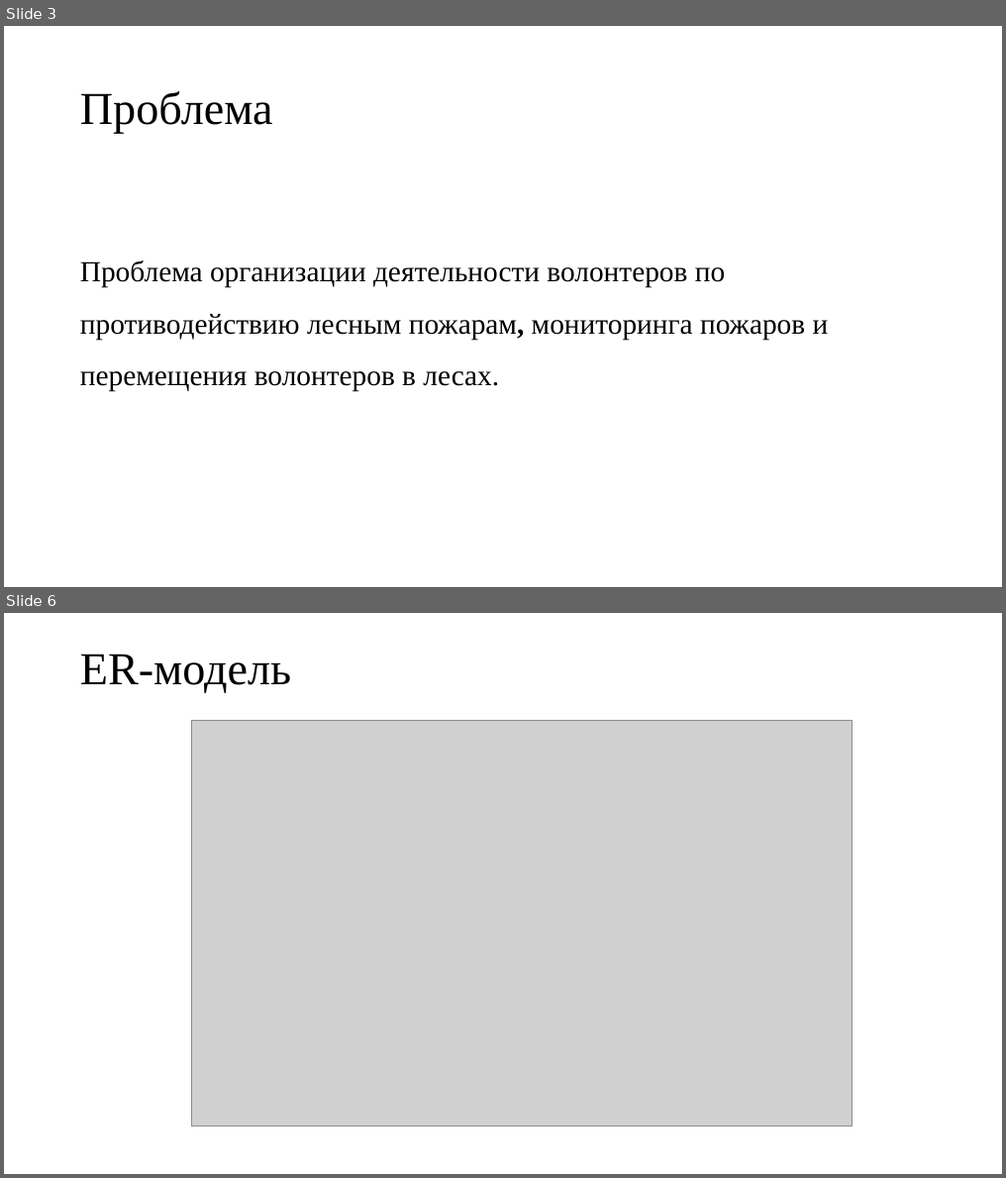
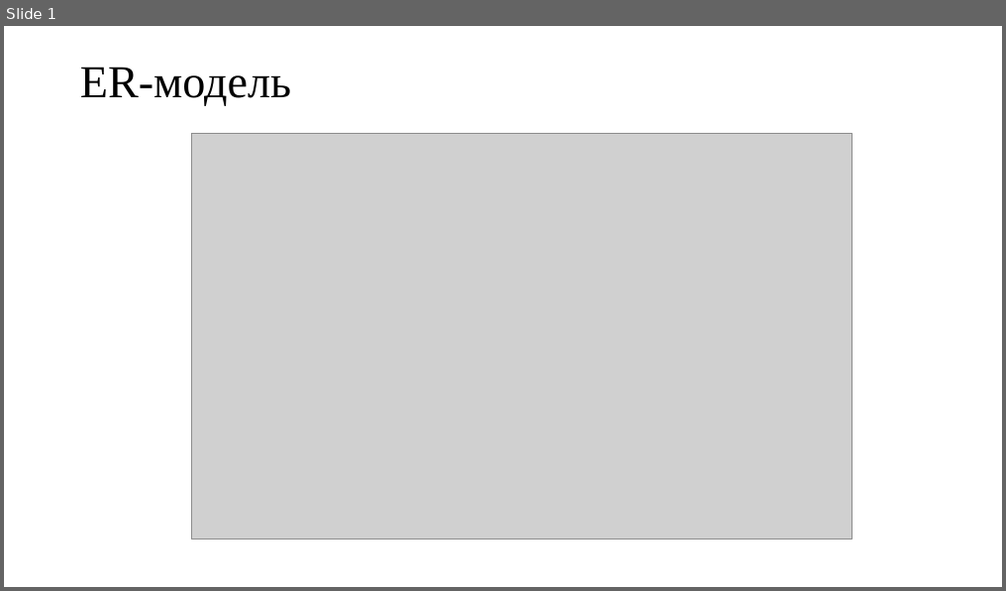
Before and after one commit to Zhambik/Kursach, a slide deck: Информационная система «Байкальский патруль».pptx. Shown one above the other, each under a label of ours: slides 3 and 6 before the commit, slide 1 after it; the slides between them are not shown. The pictures are 1006x1178 and 1006x591 pixels, drawn with LibreOffice and Linux fonts; fonts in the diff are those of the drawing; grey boxes stand for pictures. Boxes give left, top, right and bottom in pixels: in the first picture for what was removed or moved away, otherwise in the second. Text is boxed around its words. In the diff, an @@ line names an element or a change of style, - is before the commit and + after.

```diff
--- a/Информационная система «Байкальский патруль».pptx
+++ b/Информационная система «Байкальский патруль».pptx
@@ slide 3 removed at box(4, 26, 1002, 587), background #FFFFFF @@
@@ title removed at box(80, 91, 273, 134) @@
-Проблема
@@ text removed at box(80, 261, 829, 392) @@
-Проблема организации деятельности волонтеров по противодействию лесным пожарам, мониторинга пожаров и перемещения волонтеров в лесах.
@@ what was slide 6 is now slide 1 @@
```
Also in this commit, not shown: 5 other slides removed, 10 other files.
